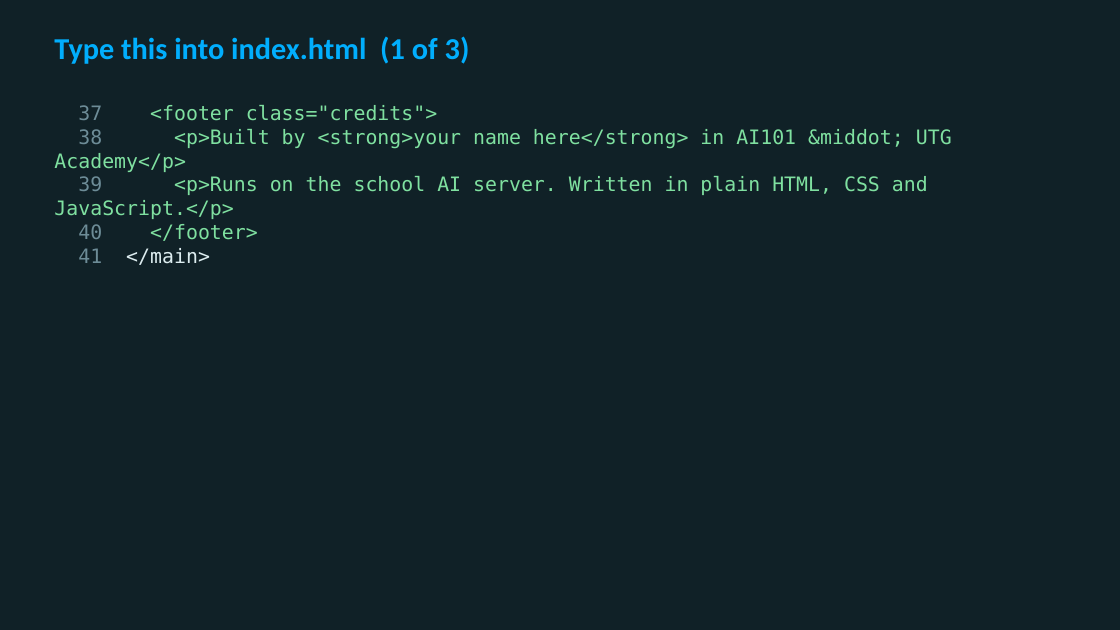
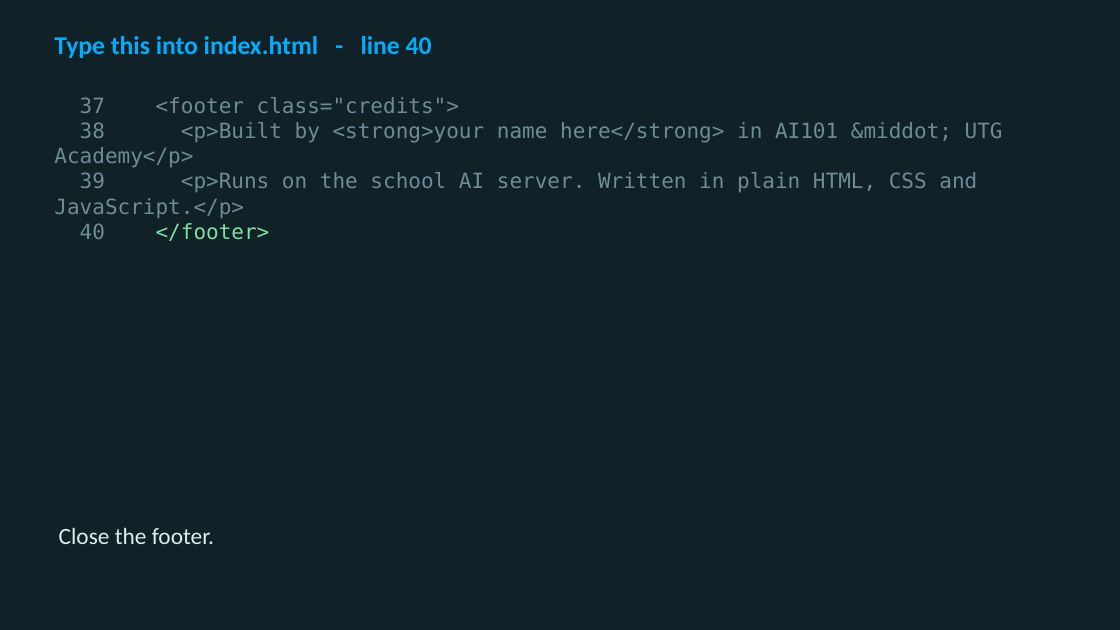
Before and after one commit to utgapps/utgapps.github.io, a slide deck: slide 9 of ai101/slides/week-15.pptx (slide 4 before the commit). Drawn at 1120x630 pixels with LibreOffice and Linux fonts; fonts in the diff are those of the drawing. Boxes give left, top, right and bottom in pixels: in the first picture for what was removed or moved away, otherwise in the second. Text is boxed around its words. In the diff, an @@ line names an element or a change of style, - is before the commit and + after.

```diff
--- a/ai101/slides/week-15.pptx
+++ b/ai101/slides/week-15.pptx
@@ text at <box>54,36,432,58</box>: text changed; size 26 to 22 pt @@
-Type this into index.html (1 of 3)
+Type this into index.html - line 40
@@ text "37 <footer class="credits">": place and size @@
-text "37 <footer class="credits">" at <box>54,105,952,265</box>
+text "37 <footer class="credits">" at <box>54,97,1003,241</box>
@@ text "37 <footer class="credits">" at <box>54,97,1003,241</box>: size 17 to 18 pt, text colour #7FE0A0 to #6D8C97 @@
@@ text at <box>78,248,210,265</box>: paragraph removed @@
-41 </main>
@@ text added at <box>59,527,214,544</box>, 20 pt, text #DCECEF @@
+Close the footer.
```
Also in this commit, not shown: 1 other slide changed, 27 slides added, 1 slide removed, 19 other files.
